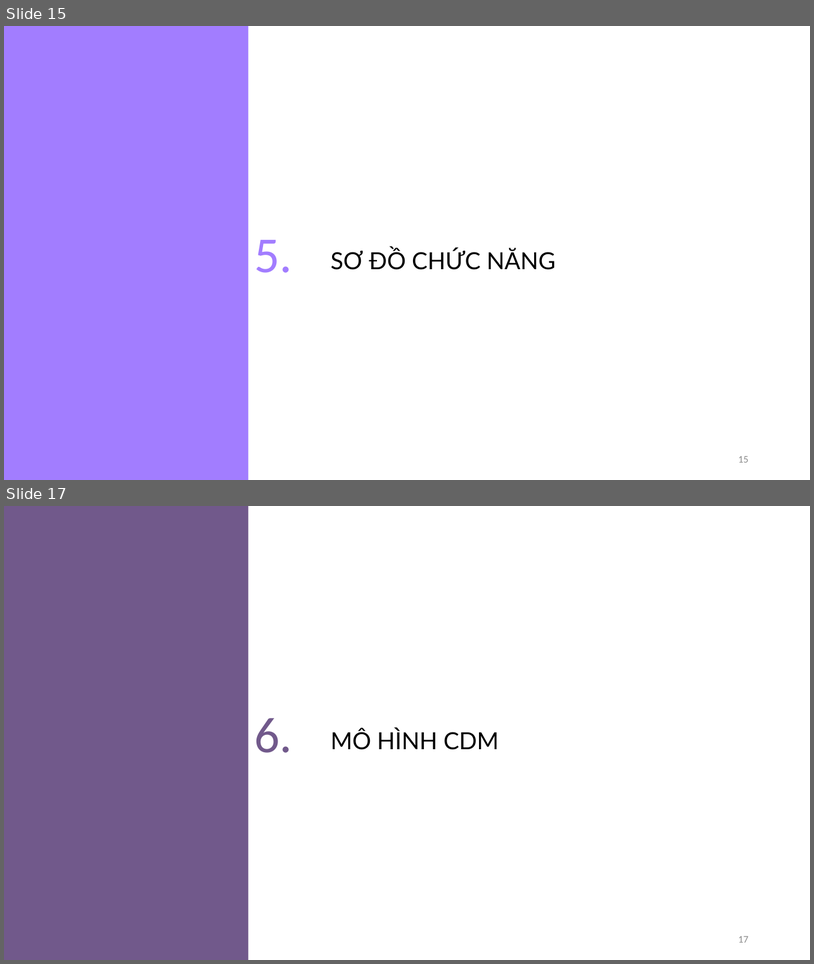
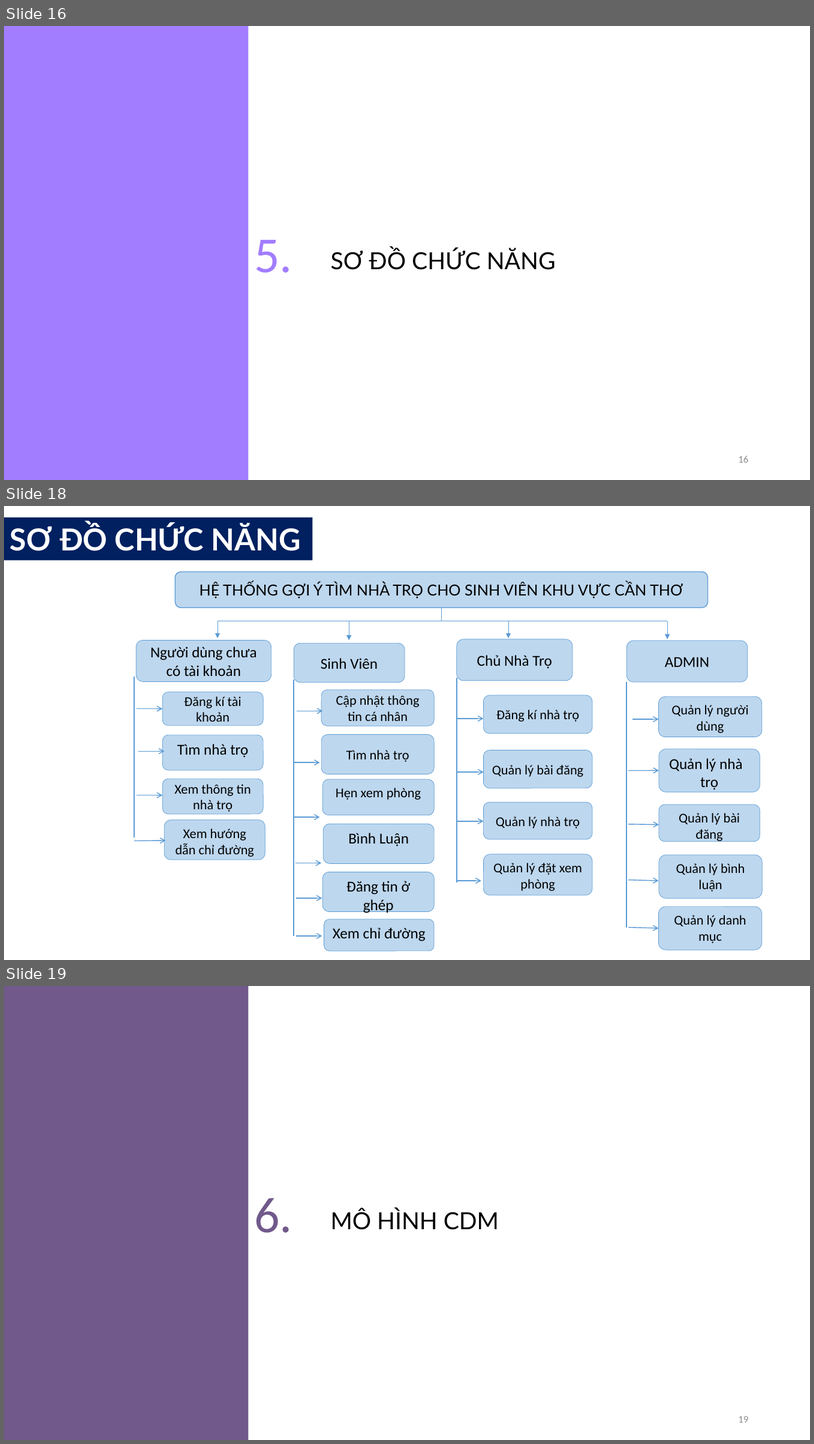
Before and after one commit to minhynguyen/luanvan, a slide deck: LVTN.pptx. Shown one above the other, each under a label of ours: slides 15 and 17 before the commit, slides 16, 18 and 19 after it; the slides between them are not shown. The pictures are 814x964 and 814x1444 pixels, drawn with LibreOffice and Linux fonts; fonts in the diff are those of the drawing. Boxes give left, top, right and bottom in pixels: in the first picture for what was removed or moved away, otherwise in the second. Text is boxed around its words. In the diff, an @@ line names an element or a change of style, - is before the commit and + after.

```diff
--- a/LVTN.pptx
+++ b/LVTN.pptx
@@ slide 18 added at (4,506,810,960), background #FFFFFF @@
@@ rectangle added at (4,517,312,561), fill #002060, 36 pt, text #FFFFFF, bold @@
+SƠ ĐỒ CHỨC NĂNG
@@ group added at (175,572,708,640): 4 arrows, 2 lines, 1 rounded rectangle @@
+HỆ THỐNG GỢI Ý TÌM NHÀ TRỌ CHO SINH VIÊN KHU VỰC CẦN THƠ
@@ group added at (294,643,435,951): 7 rounded rectangles, 6 arrows, 1 line @@
+Sinh Viên
+Cập nhật thông tin cá nhân
+Tìm nhà trọ
+Hẹn xem phòng
+Bình Luận
+Đăng tin ở ghép
+Xem chỉ đường
@@ group added at (457,639,593,895): 5 rounded rectangles, 4 arrows, 1 line @@
+Chủ Nhà Trọ
+Đăng kí nhà trọ
+Quản lý bài đăng
+Quản lý nhà trọ
+Quản lý đặt xem phòng
@@ group added at (134,640,272,860): 5 rounded rectangles, 4 arrows, 1 line @@
+Người dùng chưa có tài khoản
+Đăng kí tài khoản
+Xem thông tin nhà trọ
+Xem hướng dẫn chỉ đường
+Tìm nhà trọ
@@ group added at (627,640,762,950): 6 rounded rectangles, 5 arrows, 1 line @@
+ADMIN
+Quản lý người dùng
+Quản lý nhà trọ
+Quản lý bài đăng
+Quản lý bình luận
+Quản lý danh mục
@@ what was slide 15 is now slide 16 @@
@@ page number at (738,456,749,462): text changed @@
-15
+16
@@ what was slide 17 is now slide 19 @@
@@ page number at (738,1416,749,1422): text changed @@
-17
+19
```
Also in this commit, not shown: 6 slides changed, 1 other slide added.
